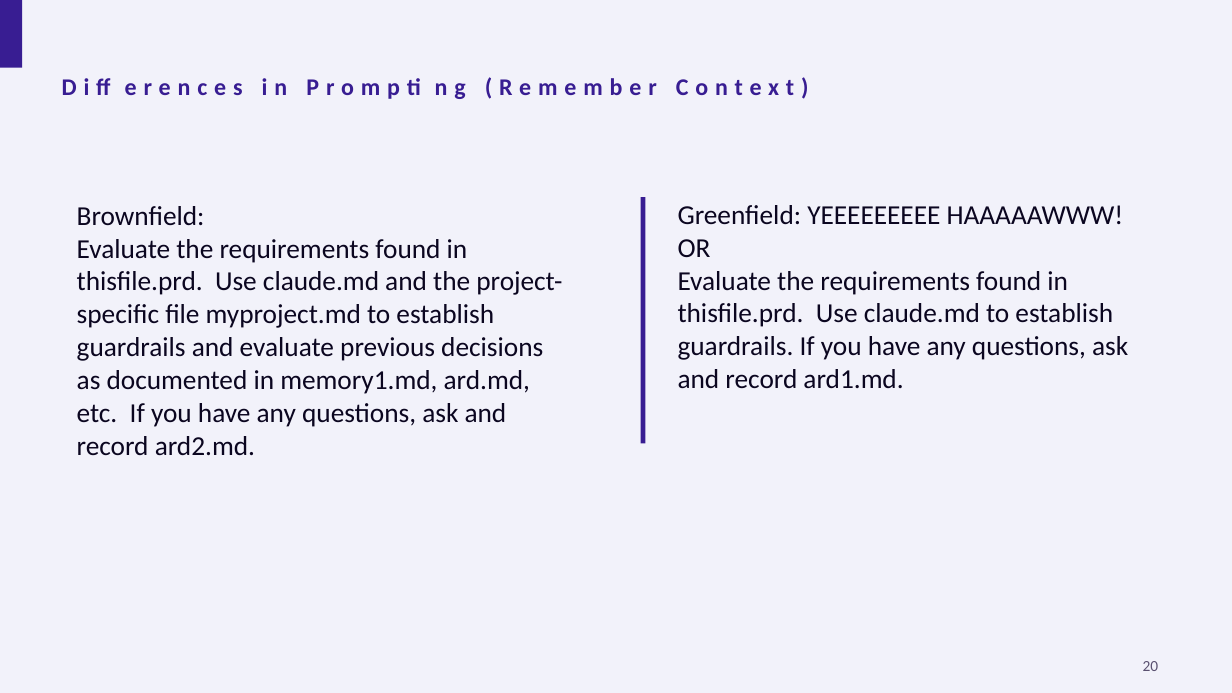
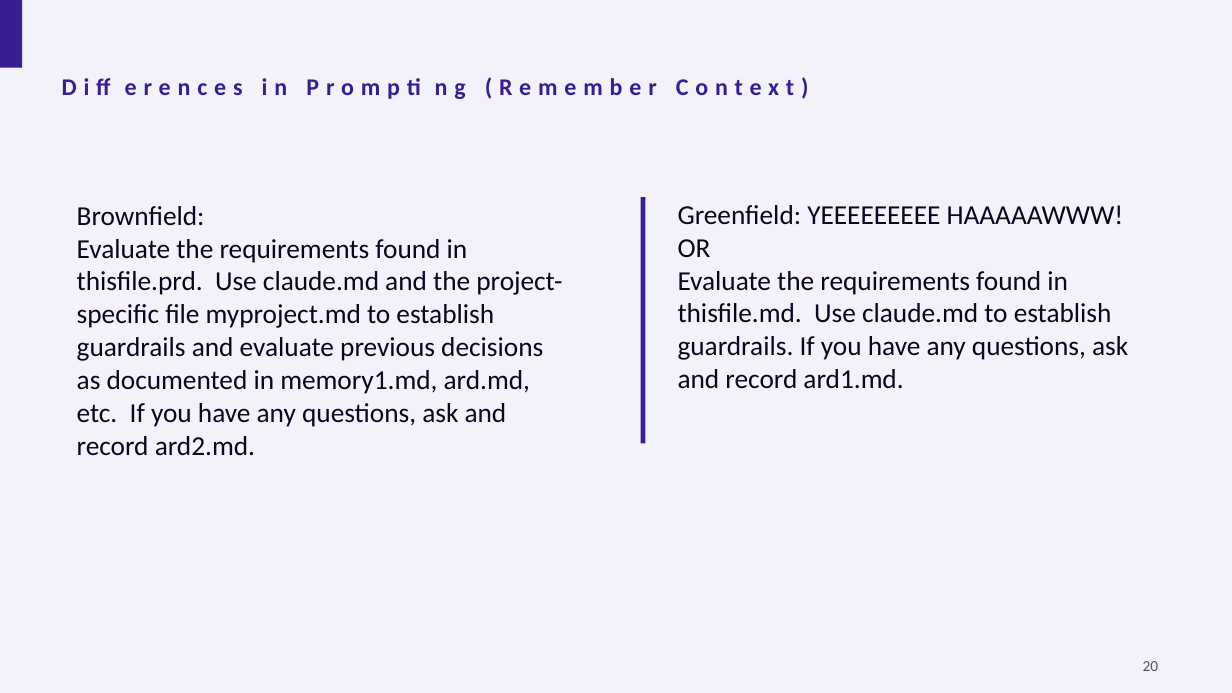
Before and after one commit to CommonDialog/Presentations, a slide deck: slide 20 of SoftEd/BrownfieldVsGreenfield/Greenfield vs Brownfield.pptx [Autosaved].pptx. Drawn at 1232x693 pixels with LibreOffice and Linux fonts; fonts in the diff are those of the drawing. Boxes give left, top, right and bottom in pixels: in the first picture for what was removed or moved away, otherwise in the second. Text is boxed around its words. In the diff, an @@ line names an element or a change of style, - is before the commit and + after.

Commit message:
Final Edits

```diff
--- a/SoftEd/BrownfieldVsGreenfield/Greenfield vs Brownfield.pptx [Autosaved].pptx
+++ b/SoftEd/BrownfieldVsGreenfield/Greenfield vs Brownfield.pptx [Autosaved].pptx
@@ text at box(678, 271, 1128, 389): text changed @@
-Evaluate the requirements found in thisfile.prd. Use claude.md to establish guardrails. If you have any questions, ask and record ard1.md.
+Evaluate the requirements found in thisfile.md. Use claude.md to establish guardrails. If you have any questions, ask and record ard1.md.
```
Also in this commit, not shown: 13 other slides changed.
